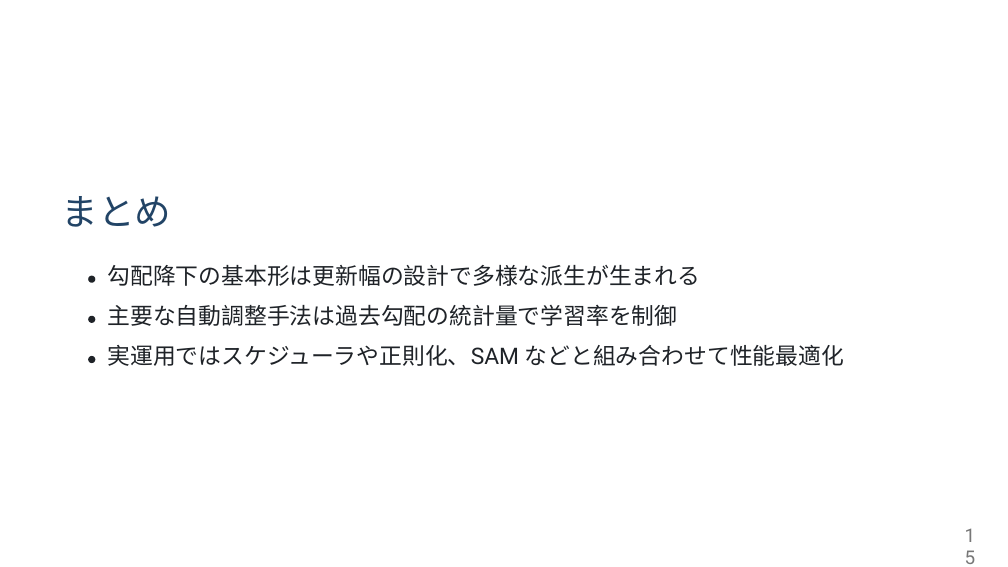
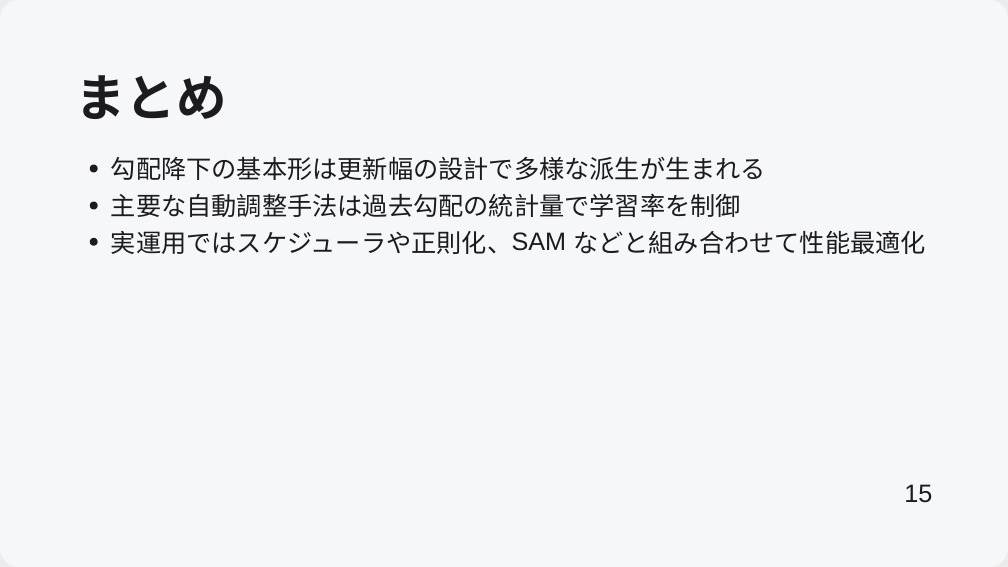
Before and after one commit to frinfo702/slides, a slide deck: slide 15 of nishikawa-lab/pptx/20251010_presentation.pptx. Drawn at 1008x567 pixels with LibreOffice and Linux fonts; fonts in the diff are those of the drawing; background and template pictures are left out. Boxes give left, top, right and bottom in pixels: in the first picture for what was removed or moved away, otherwise in the second. Text is boxed around its words. In the diff, an @@ line names an element or a change of style, - is before the commit and + after.

```diff
--- a/nishikawa-lab/pptx/20251010_presentation.pptx
+++ b/nishikawa-lab/pptx/20251010_presentation.pptx
@@ freeform shape added at bbox=[0, 0, 1008, 567], fill #11111A at 8% opacity @@
@@ freeform shape added at bbox=[0, 0, 1008, 567], fill #F6F7FB @@
@@ text "まとめ": place and size @@
-text "まとめ" at bbox=[62, 196, 172, 227]
+text "まとめ" at bbox=[76, 75, 227, 119]
@@ text "まとめ" at bbox=[76, 75, 227, 119]: size 34.8 to 48 pt, font Calibri to Noto Sans CJK JP, text colour #224466 to #1C1C1E, bold on @@
@@ freeform shape added at bbox=[90, 165, 98, 172], fill #1C1C1E @@
@@ text "勾配降下の基本形は更新幅の設計で多様な派⽣が⽣まれる": place and size @@
-text "勾配降下の基本形は更新幅の設計で多様な派⽣が⽣まれる" at bbox=[107, 265, 700, 286]
+text "勾配降下の基本形は更新幅の設計で多様な派⽣が⽣まれる" at bbox=[111, 157, 766, 180]
@@ text "勾配降下の基本形は更新幅の設計で多様な派⽣が⽣まれる" at bbox=[111, 157, 766, 180]: size 21.7 to 24 pt, font Roboto to Noto Sans CJK JP, text colour #1F2328 to #1C1C1E @@
@@ freeform shape added at bbox=[90, 202, 98, 209], fill #1C1C1E @@
@@ text "主要な⾃動調整⼿法は過去勾配の統計量で学習率を制御" at bbox=[111, 193, 741, 217]: size 21.7 to 24 pt, font Roboto to Noto Sans CJK JP, text colour #1F2328 to #1C1C1E @@
@@ text "主要な⾃動調整⼿法は過去勾配の統計量で学習率を制御": place and size @@
-text "主要な⾃動調整⼿法は過去勾配の統計量で学習率を制御" at bbox=[107, 305, 677, 326]
+text "主要な⾃動調整⼿法は過去勾配の統計量で学習率を制御" at bbox=[111, 193, 741, 217]
@@ freeform shape: place and size @@
-freeform shape at bbox=[88, 276, 95, 283]
+freeform shape at bbox=[90, 238, 98, 246]
@@ freeform shape at bbox=[90, 238, 98, 246]: fill #1F2328 to #1C1C1E @@
@@ text at bbox=[111, 231, 512, 254]: text changed; size 21.7 to 24 pt; font Roboto to Noto Sans CJK JP; text colour #1F2328 to #1C1C1E @@
-実運⽤ではスケジューラや正則化、SAM などと組み合わせて性能最適化
+実運⽤ではスケジューラや正則化、
@@ text added at bbox=[512, 232, 567, 251], 24 pt, text #1C1C1E @@
+SAM
@@ text added at bbox=[573, 231, 926, 254], 24 pt, text #1C1C1E @@
+などと組み合わせて性能最適化
@@ freeform shape removed at bbox=[88, 316, 95, 323] @@
@@ freeform shape removed at bbox=[88, 356, 95, 363] @@
@@ text "15": place and size @@
-text "15" at bbox=[965, 523, 986, 549]
+text "15" at bbox=[904, 484, 932, 503]
@@ text "15" at bbox=[904, 484, 932, 503]: size 18 to 24 pt, font Roboto to Arial, text colour #777777 to #1C1C1E @@
```
Also in this commit, not shown: 14 other slides changed, 4 other files.
